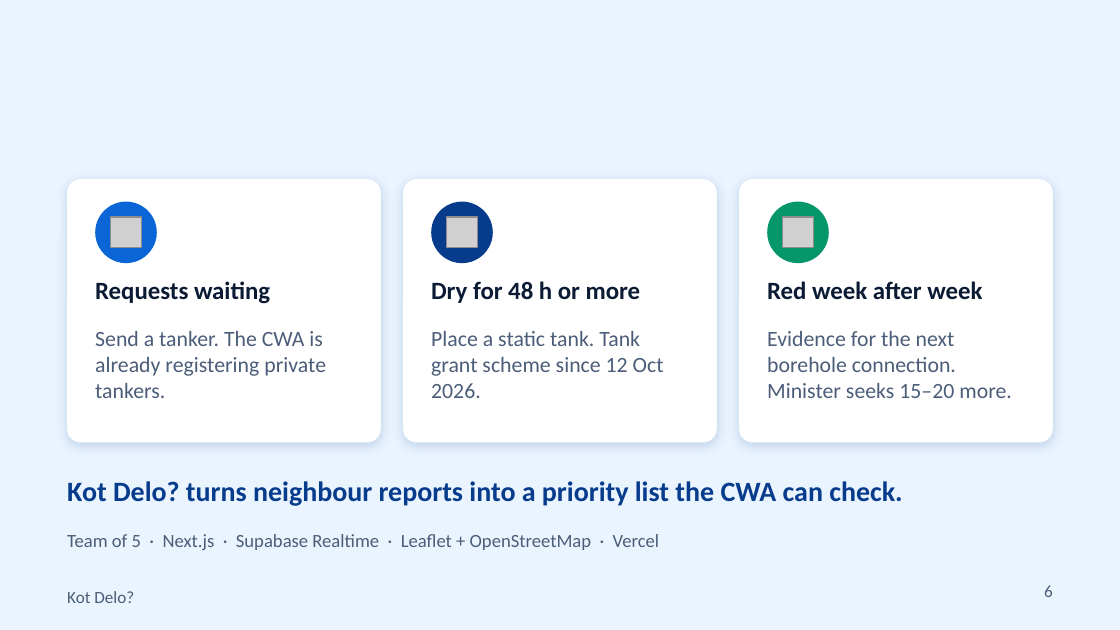
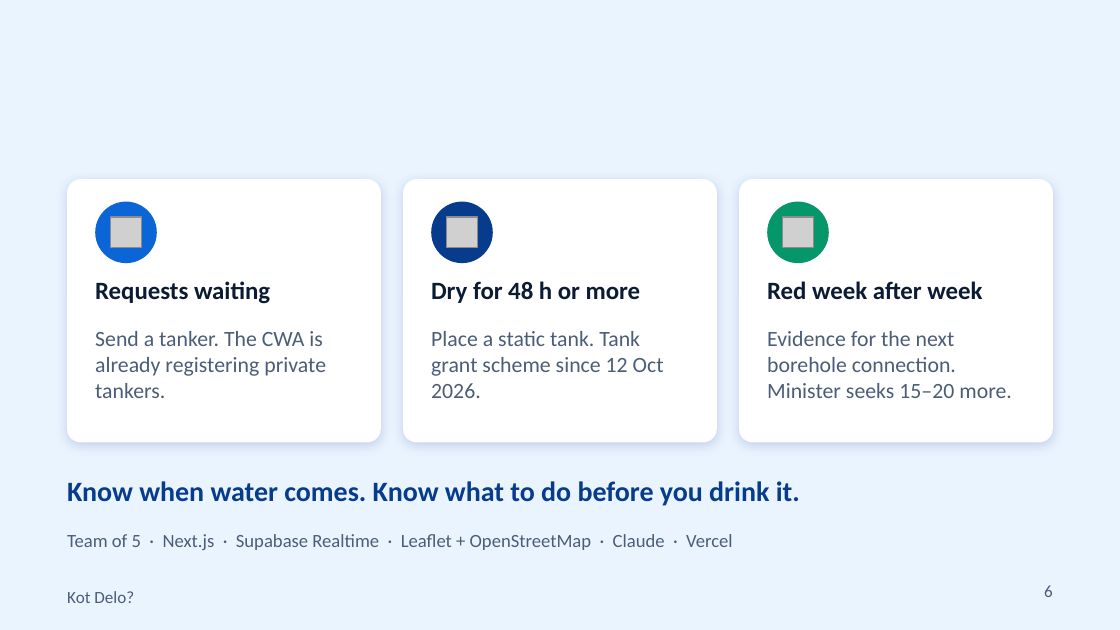
Before and after one commit to TusharDwarka/hackathon-mdx-2026, a slide deck: slide 6 of team/p4-ai/slides/kot-delo-pitch.pptx. Drawn at 1120x630 pixels with LibreOffice and Linux fonts; fonts in the diff are those of the drawing; grey boxes stand for pictures. Boxes give left, top, right and bottom in pixels: in the first picture for what was removed or moved away, otherwise in the second. Text is boxed around its words. In the diff, an @@ line names an element or a change of style, - is before the commit and + after.

```diff
--- a/team/p4-ai/slides/kot-delo-pitch.pptx
+++ b/team/p4-ai/slides/kot-delo-pitch.pptx
@@ text at bbox=[67, 481, 800, 506]: text changed @@
-Kot Delo? turns neighbour reports into a priority list the CWA can check.
+Know when water comes. Know what to do before you drink it.
@@ text at bbox=[67, 534, 733, 550]: text changed @@
-Team of 5 · Next.js · Supabase Realtime · Leaflet + OpenStreetMap · Vercel
+Team of 5 · Next.js · Supabase Realtime · Leaflet + OpenStreetMap · Claude · Vercel
```
Also in this commit, not shown: 3 other slides changed, 1 slide added, 1 slide removed.
